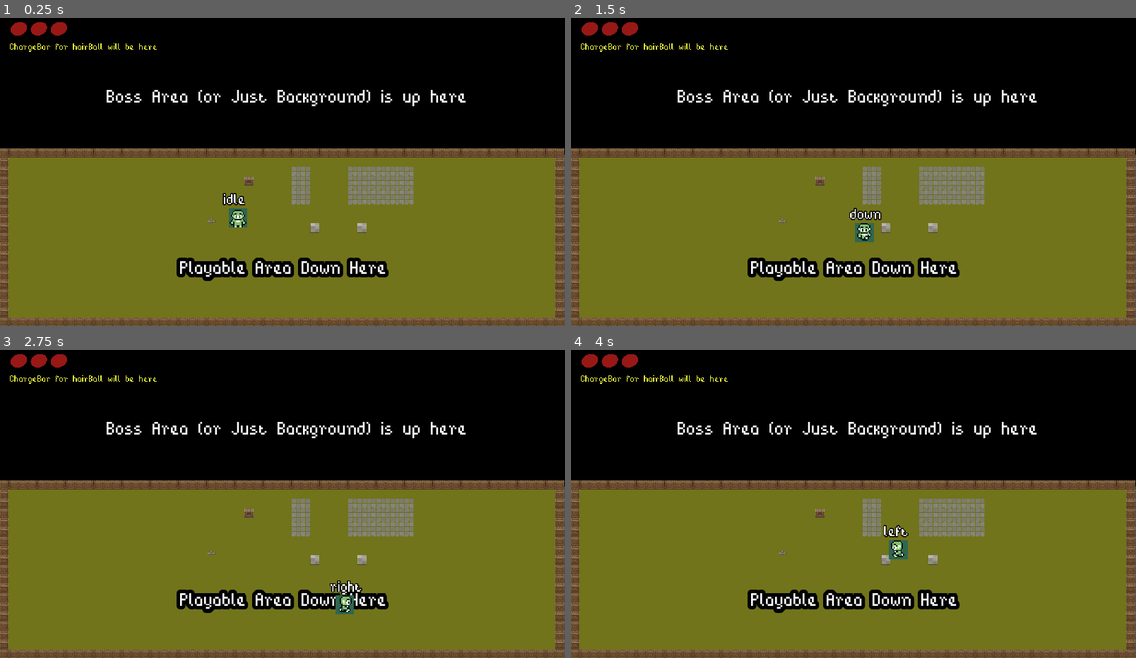
Above: before the commit, frames 1-4 (two rows, left to right).
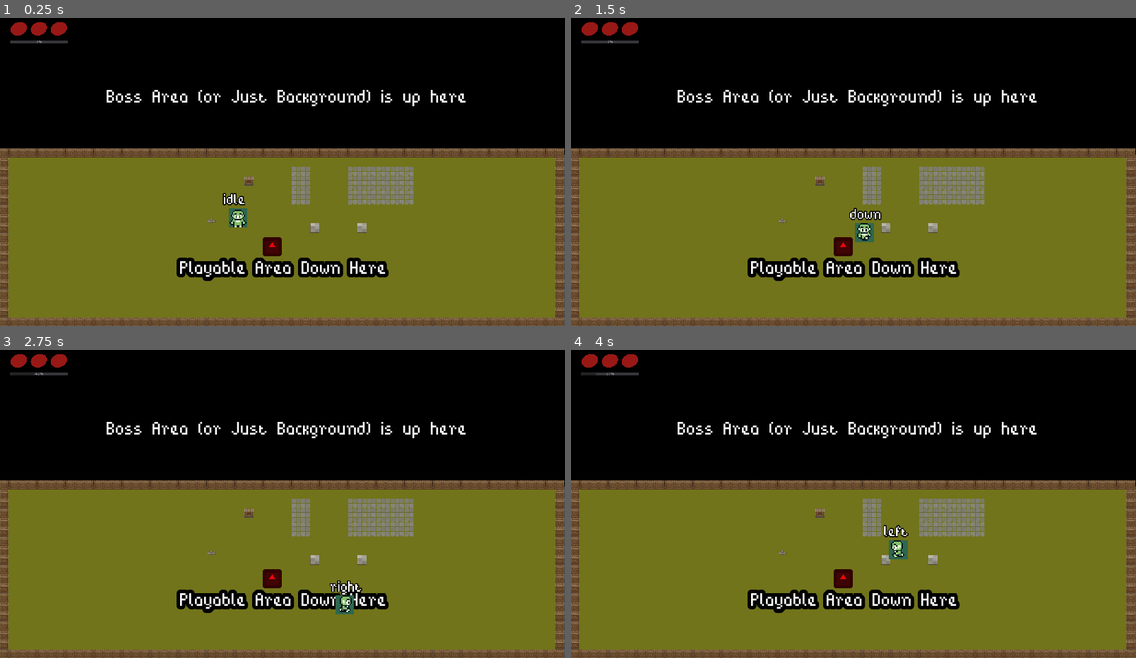
Above: after the commit, the same moments.

Repository: Silve45/LudwigGameJam2023
Game: Godot game, scene res://scenes/MainScene1.tscn
The game is run twice, just before and just after one commit, with the same random seed, the same clock (stepped at 60 frames per second) and the same inputs. The engine's default icon, where the game draws it, is replaced by a stand-in: a white triangle on a blue panel in a dark square.
Inputs (mouse positions are in pixels of both pictures, inside the frame that each line leads up to):
- Up to frame 1 (0.25 s): no input
- Up to frame 2 (1.5 s): tap Enter at 0.5 s; move the mouse to (977, 150) at 0.52 s; hold D (right) 0.53-1.28 s; hold Right mouse button (attack2) 0.53-1.28 s; click (977, 150) at 0.6 s; move the mouse to (740, 184) at 1.27 s; hold S (down) from 1.28 s (still down); right-click (740, 184) at 1.35 s
- Up to frame 3 (2.75 s): click (169, 516) at 1.55 s; move the mouse to (339, 430) at 2.02 s; release S (down) at 2.03 s; hold D (right) from 2.03 s (still down); hold Right mouse button (attack2) from 2.03 s (still down); click (339, 430) at 2.1 s
- Up to frame 4 (4 s): move the mouse to (825, 562) at 2.77 s; release D (right) at 2.78 s; release Right mouse button (attack2) at 2.78 s; hold W (up) 2.78-3.53 s; right-click (825, 562) at 2.85 s; click (825, 562) at 3.05 s; move the mouse to (1023, 547) at 3.52 s; hold Left (left) from 3.53 s (still down); hold Right mouse button (attack2) from 3.53 s (still down); click (1023, 547) at 3.6 s

The runs differ from the first frame. In frame 1, 0.4% of the frame differs, in the area x 1-50%, y 7-78%; in frame 2, 0.4%; in frame 3, 0.4%; in frame 4, 0.4%.

Commit message:
Made Changes to Project -started work on attacks ( didn't want to do to much without game sprites ) -made some practice dummies to testHitboxes

Diff:
--- a/LudwigGameJam2023/assets/scripts/Globals.gd
+++ b/LudwigGameJam2023/assets/scripts/Globals.gd
@@ -2,6 +2,7 @@
 
 var health = 3
 var maxHealth = 3
+var chargeHairBall = 0
 
 func _process(delta):
 	if Globals.health <= 0:
--- a/LudwigGameJam2023/assets/scripts/Player.gd
+++ b/LudwigGameJam2023/assets/scripts/Player.gd
@@ -10,20 +10,14 @@
 
 var dead = false
 
-func receive_knockback(damage_source_pos: Vector2, recivied_damage: int):
-	if receives_knockback:
-		var knockback_direction = damage_source_pos.direction_to(self.global_position)
-		var knockback_strength = recivied_damage * knockback_modifier
-		var knockback = knockback_direction * knockback_modifier
-
-		global_position += knockback
-
 func _ready():
 	pass # Replace with function body.
 
 func _process(delta):
 	_read_input()
 	_die()
+	_attack()
+	_ranged_attack()
 
 func _read_input():
 	if dead == false:
@@ -51,6 +45,25 @@
 			animationTree.set("parameters/walk/blend_position", velocity)
 			move_and_slide(velocity * speed)
 
+func _attack():
+	if Input.is_action_just_pressed("attack1"):
+		print("attack1")# will attack here. Attack direction is based off of animationTree
+
+func _ranged_attack():
+	if Input.is_action_pressed("attack2"):
+		if Globals.chargeHairBall < 99:
+			Globals.chargeHairBall += 1
+		elif Globals.chargeHairBall >= 99:
+			Globals.chargeHairBall = 99
+		print("hairBall is at ", Globals.chargeHairBall)
+
+	if Input.is_action_just_released("attack2") && Globals.chargeHairBall == 99:
+		print("attack2")
+		Globals.chargeHairBall = 0
+	elif Input.is_action_just_released("attack2") && Globals.chargeHairBall < 99:
+		print("attack2Failed")
+		Globals.chargeHairBall = 0
+
 
 func _on_hurtBox_body_entered(body): #for any world hazards
 	receive_knockback(body.global_position, 1)
@@ -64,6 +77,14 @@
 
 func _die():
 	if Globals.health == 0:
-		print("die")
+		print("die") #will playDeathAnim and restart where you are
 		dead = true
 		label.set_text("dead")
+
+func receive_knockback(damage_source_pos: Vector2, recivied_damage: int):
+	if receives_knockback:
+		var knockback_direction = damage_source_pos.direction_to(self.global_position)
+		var knockback_strength = recivied_damage * knockback_modifier
+		var knockback = knockback_direction * knockback_modifier
+
+		global_position += knockback
--- /dev/null
+++ b/LudwigGameJam2023/assets/scripts/PracticeAttackArea.gd
@@ -0,0 +1,9 @@
+extends Node2D
+
+
+
+func _ready():
+	pass
+
+func _on_hurtBox_area_entered(area):
+	print("enemyHurt")
--- /dev/null
+++ b/LudwigGameJam2023/assets/scripts/ui_Left_Container.gd
@@ -0,0 +1,17 @@
+extends Control
+
+onready var progressBar = $VBoxContainer/ProgressBar
+
+func _ready():
+	pass # Replace with function body.
+
+func _process(delta):
+	progressBar.value = Globals.chargeHairBall
+	_full_charge()
+
+func _full_charge():
+	#in full release chargeBar will have its own sprite
+	if Globals.chargeHairBall == 99:
+		progressBar.modulate = Color.red
+	else:
+		progressBar.modulate = Color.white
--- a/LudwigGameJam2023/project.godot
+++ b/LudwigGameJam2023/project.godot
@@ -95,6 +95,7 @@
 2d_physics/layer_3="enemies"
 2d_physics/layer_4="enemy_only_objects"
 2d_physics/layer_5="world"
+2d_physics/layer_6="playersAttack"
 
 [physics]
 
--- a/LudwigGameJam2023/scenes/MainScene1.tscn
+++ b/LudwigGameJam2023/scenes/MainScene1.tscn
@@ -7,6 +7,7 @@
 [ext_resource path="res://resources/fonts/BigFont.tres" type="DynamicFont" id=5]
 [ext_resource path="res://scenes/Pause.tscn" type="PackedScene" id=6]
 [ext_resource path="res://scenes/ui_Left_Container.tscn" type="PackedScene" id=7]
+[ext_resource path="res://scenes/PracticeAttackArea.tscn" type="PackedScene" id=8]
 
 [sub_resource type="ConvexPolygonShape2D" id=2]
 points = PoolVector2Array( 0, 0, 32, 0, 32, 32, 0, 32 )
@@ -272,4 +273,7 @@
 
 [node name="HeartContainer" parent="heartLayer" instance=ExtResource( 7 )]
 
+[node name="PracticeAttackArea" parent="." instance=ExtResource( 8 )]
+position = Vector2( 479, 560 )
+
 [editable path="PauseLayer"]
--- a/LudwigGameJam2023/scenes/Player.tscn
+++ b/LudwigGameJam2023/scenes/Player.tscn
@@ -102,6 +102,9 @@
 [sub_resource type="RectangleShape2D" id=18]
 extents = Vector2( 5.5, 4.125 )
 
+[sub_resource type="RectangleShape2D" id=19]
+extents = Vector2( 3, 4.5 )
+
 [node name="Player" type="KinematicBody2D"]
 scale = Vector2( 4, 4 )
 collision_mask = 18
@@ -152,5 +155,13 @@
 position = Vector2( -0.25, -3.125 )
 shape = SubResource( 18 )
 
+[node name="hitBox" type="Area2D" parent="."]
+collision_layer = 32
+collision_mask = 0
+
+[node name="CollisionShape2D" type="CollisionShape2D" parent="hitBox"]
+position = Vector2( 13.5, -0.25 )
+shape = SubResource( 19 )
+
 [connection signal="area_entered" from="hurtBox" to="." method="_on_hurtBox_area_entered"]
 [connection signal="body_entered" from="hurtBox" to="." method="_on_hurtBox_body_entered"]
--- /dev/null
+++ b/LudwigGameJam2023/scenes/PracticeAttackArea.tscn
@@ -0,0 +1,24 @@
+[gd_scene load_steps=4 format=2]
+
+[ext_resource path="res://assets/sprites/testSprites/icon.png" type="Texture" id=1]
+[ext_resource path="res://assets/scripts/PracticeAttackArea.gd" type="Script" id=2]
+
+[sub_resource type="RectangleShape2D" id=1]
+extents = Vector2( 31, 31.5 )
+
+[node name="PracticeAttackArea" type="Node2D"]
+modulate = Color( 0.92549, 0.0313726, 0.0313726, 1 )
+script = ExtResource( 2 )
+
+[node name="Sprite" type="Sprite" parent="."]
+texture = ExtResource( 1 )
+
+[node name="hurtBox" type="Area2D" parent="."]
+collision_layer = 0
+collision_mask = 32
+
+[node name="CollisionShape2D" type="CollisionShape2D" parent="hurtBox"]
+position = Vector2( 0, -0.5 )
+shape = SubResource( 1 )
+
+[connection signal="area_entered" from="hurtBox" to="." method="_on_hurtBox_area_entered"]
--- a/LudwigGameJam2023/scenes/ui_Left_Container.tscn
+++ b/LudwigGameJam2023/scenes/ui_Left_Container.tscn
@@ -1,17 +1,12 @@
-[gd_scene load_steps=4 format=2]
+[gd_scene load_steps=3 format=2]
 
 [ext_resource path="res://scenes/Heart.tscn" type="PackedScene" id=1]
-[ext_resource path="res://resources/BitPotion.ttf" type="DynamicFontData" id=2]
-
-[sub_resource type="DynamicFont" id=1]
-size = 500
-outline_size = 5
-outline_color = Color( 0, 0, 0, 1 )
-font_data = ExtResource( 2 )
+[ext_resource path="res://assets/scripts/ui_Left_Container.gd" type="Script" id=3]
 
 [node name="ui_left_container" type="Control"]
 anchor_right = 1.0
 anchor_bottom = 1.0
+script = ExtResource( 3 )
 
 [node name="VBoxContainer" type="VBoxContainer" parent="."]
 margin_left = 33.0
@@ -40,13 +35,8 @@
 margin_bottom = 64.0
 whichHeart = 3
 
-[node name="Label" type="Label" parent="."]
-modulate = Color( 0.909804, 0.933333, 0.223529, 1 )
-margin_left = 33.0
-margin_top = 106.0
-margin_right = 5060.0
-margin_bottom = 503.0
-rect_min_size = Vector2( 502.7, 39.7 )
-rect_scale = Vector2( 0.1, 0.1 )
-custom_fonts/font = SubResource( 1 )
-text = "ChargeBar for hairBall will be here"
+[node name="ProgressBar" type="ProgressBar" parent="VBoxContainer"]
+margin_top = 68.0
+margin_right = 200.0
+margin_bottom = 82.0
+rect_scale = Vector2( 2, 2 )
Not shown: 1 places in LudwigGameJam2023/scenes/MainScene1.tscn that only renumber resources
Not shown: 1 places in LudwigGameJam2023/scenes/Player.tscn that only renumber resources
